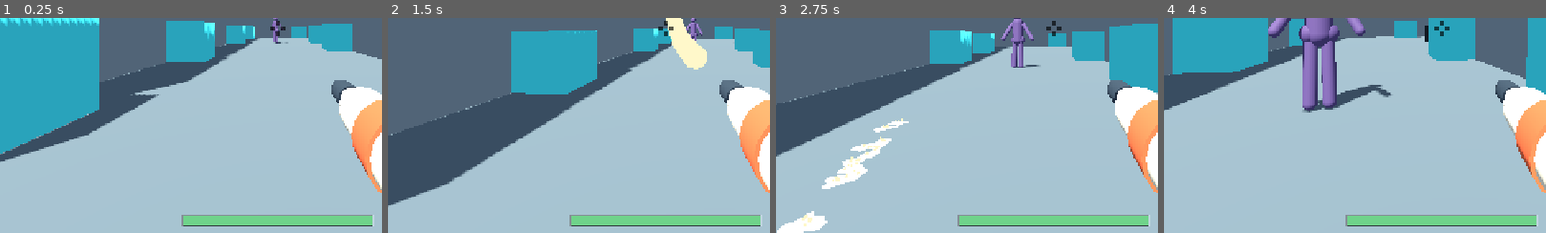
Above: before the commit, frames 1-4 (left to right).
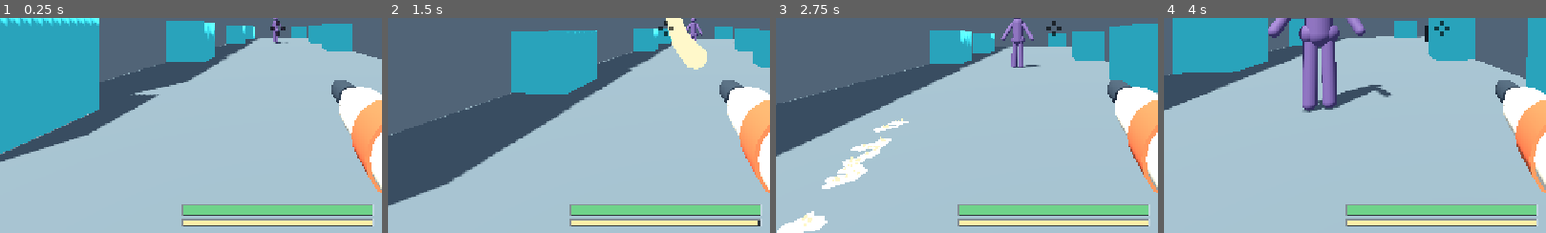
Above: after the commit, the same moments.

Repository: k3vin7/SauceIT-
Game: Godot game, scene res://main.tscn
The game is run twice, just before and just after one commit, with the same random seed, the same clock (stepped at 60 frames per second) and the same inputs.
Inputs (mouse positions are % of the whole screen's width and height, from its top left):
- Up to frame 1 (0.25 s): no input
- Up to frame 2 (1.5 s): tap Enter at 0.5 s; move the mouse to (55, 50) at 0.52 s; hold Shift (run) 0.53-1.28 s; hold W (move_forward) from 0.53 s (still down); tap Space (jump) at 0.77 s; move the mouse to (45, 50) at 1.27 s; click (45, 50) at 1.35 s
- Up to frame 3 (2.75 s): keep holding W (move_forward); tap Space (jump) at 1.52 s; tap Shift (run) at 1.55 s; move the mouse to (52, 48) at 2.02 s; hold Shift (run) from 2.03 s (still down)
- Up to frame 4 (4 s): keep holding W (move_forward); move the mouse to (49, 52) at 2.77 s; release Shift (run) at 2.78 s; tap R (wipe_screen) at 2.85 s; tap Space (jump) at 3.02, 3.77 s; tap Shift (run) at 3.05 s; move the mouse to (57, 51) at 3.52 s; hold Shift (run) from 3.53 s (still down); tap Tab at 3.6 s
The pictures show only the part of the screen within x 14-64%, y 48-98%; the shares and areas given below are measured in that part.

The runs differ from the first frame. In frame 1, 4.9% of the frame differs, in the area x 47-98%, y 86-97%; in frame 2, 4.9%; in frame 3, 4.9%; in frame 4, 4.9%.

Commit message:
Stop the bottle firing forever

Diff:
--- a/scripts/health_hud.gd
+++ b/scripts/health_hud.gd
@@ -15,6 +15,10 @@
 
 const PLAYER_BAR := Vector2(320.0, 20.0)
 const PLAYER_MARGIN := 28.0
+## The tank, under the health bar. Slimmer, because it is the second thing you
+## look at rather than the first.
+const SAUCE_BAR := Vector2(320.0, 12.0)
+const SAUCE_GAP := 6.0
 const ENEMY_BAR := Vector2(120.0, 10.0)
 ## How far above the enemy's own top the bar floats, in metres.
 const ENEMY_LIFT := 0.9
@@ -26,6 +30,9 @@
 const EDGE := Color(0.86, 0.90, 0.94, 0.5)
 const PLAYER_FULL := Color("6fd38a")
 const PLAYER_LOW := Color("d4564a")
+## Mayo, and mayo with nothing behind it.
+const SAUCE_FULL := Color("fff0a8")
+const SAUCE_LOW := Color("8a7a3c")
 const ENEMY_FULL := Color("e2683c")
 const ENEMY_LOW := Color("7a2a20")
 ## Below this fraction the bar has gone fully to its low colour.
@@ -68,8 +75,18 @@
 		return
 	var origin := Vector2(
 		frame.position.x + (frame.size.x - PLAYER_BAR.x) * 0.5,
-		frame.position.y + frame.size.y - PLAYER_MARGIN - PLAYER_BAR.y)
+		frame.position.y + frame.size.y - PLAYER_MARGIN - PLAYER_BAR.y - SAUCE_GAP - SAUCE_BAR.y)
 	_draw_bar(Rect2(origin, PLAYER_BAR), player.health_fraction(), PLAYER_FULL, PLAYER_LOW, 2.0)
+
+	# The tank, and a notch marking where the squirt length stops shrinking.
+	# Without the bar the limit is invisible: a press cuts and there is nothing
+	# on screen saying why, or how much shorter the next one will be.
+	var tank := Rect2(Vector2(origin.x, origin.y + PLAYER_BAR.y + SAUCE_GAP), SAUCE_BAR)
+	_draw_bar(tank, world.local_sauce(), SAUCE_FULL, SAUCE_LOW, 2.0)
+	var floor_at: float = world.get("burst_floor_at")
+	var notch_x := tank.position.x + tank.size.x * floor_at
+	draw_line(Vector2(notch_x, tank.position.y - 2.0),
+		Vector2(notch_x, tank.end.y + 2.0), EDGE, 1.0)
 
 
 func _draw_enemies() -> void:
--- a/scripts/mayo_prototype.gd
+++ b/scripts/mayo_prototype.gd
@@ -89,6 +89,19 @@
 	## then locks. Without this, hammering re-armed the minimum on every press
 	## and the stream never ended, so the lock never started either.
 	var trigger_released := true
+	## How much is left in the tank, 1 at full and 0 dry.
+	var sauce := 1.0
+	## How long the squirt under way has been running.
+	var burst_time := 0.0
+	## How long it is allowed to run, fixed when it started. Worked out once
+	## rather than every frame because the tank is draining *during* the squirt:
+	## re-deriving it would shorten the allowance as the squirt spent it, so a
+	## press that was promised three seconds would cut at about two and a half.
+	var burst_allowance := 0.0
+	## Set when a squirt ends because it ran out its allowance, and cleared when
+	## the trigger comes up. Without it, holding the button just starts another
+	## squirt the moment the cooldown ends, which is not a limit at all.
+	var burst_locked := false
 	var next_collision_slot := 0
 	var aim_yaw := 0.0
 	var aim_pitch := 0.0
@@ -127,6 +140,22 @@
 @export var use_time_lifetime := true
 @export var use_distance_lifetime := true
 @export_range(0.0, 30.0, 0.1, "suffix:m/s²") var gravity_acceleration := 9.8
+
+@export_group("Sauce Supply")
+## Seconds of firing a full tank holds, every squirt added together.
+@export_range(1.0, 120.0, 0.5, "suffix:s") var sauce_capacity_seconds := 12.0
+## Longest one press can run while the tank is full.
+@export_range(0.2, 10.0, 0.1, "suffix:s") var full_burst_seconds := 3.0
+## What that falls to by the time the tank is down to `burst_floor_at`, and
+## stays at from there to empty -- so a nearly dry bottle still gives a usable
+## squirt rather than tailing off into nothing.
+@export_range(0.1, 10.0, 0.1, "suffix:s") var low_burst_seconds := 1.0
+@export_range(0.05, 1.0, 0.01) var burst_floor_at := 0.5
+## Refills while not firing. This is a placeholder standing in for the refill
+## stations, which do not hand anything out yet -- without it the tank empties
+## after about eight squirts and the game has no weapon in it. Set it to 0 the
+## day the stations work.
+@export_range(0.0, 1.0, 0.005, "suffix:tank/s") var sauce_refill_per_second := 0.12
 
 @export_group("Emission Shape")
 ## Both are absolute, while the spacing between points is not, so what they do
@@ -427,24 +456,34 @@
 	# press, so nobody has to be told about it.
 	if not shooter.firing:
 		shooter.trigger_released = true
+		# Letting go is what re-arms the trigger after a squirt ran itself out.
+		shooter.burst_locked = false
 	var firing := false
 	if shooter.fire_cooldown > 0.0:
 		# Locked: the trigger does nothing at all.
 		shooter.fire_cooldown = maxf(shooter.fire_cooldown - delta, 0.0)
 		shooter.fire_hold = 0.0
 	elif shooter.fire_hold > 0.0:
-		# A squirt is under way. Still holding carries it on; let go and it
-		# runs out what is left of its minimum and then locks.
-		if shooter.firing and not shooter.trigger_released:
+		# A squirt is under way. Still holding carries it on -- until it has had
+		# its allowance, and then it runs out whether the trigger is held or
+		# not. Let go and it runs out what is left of its minimum and then locks.
+		var spent := _burst_spent(shooter)
+		if shooter.firing and not shooter.trigger_released and not spent:
 			shooter.fire_hold = minimum_fire_time
 		else:
 			shooter.fire_hold = maxf(shooter.fire_hold - delta, 0.0)
 		firing = shooter.fire_hold > 0.0
 		if not firing:
 			shooter.fire_cooldown = fire_cooldown_time
-	elif shooter.firing:
+			# A squirt that ran dry cannot be restarted by keeping the button
+			# down; a squirt the player ended themselves can.
+			if spent:
+				shooter.burst_locked = true
+	elif shooter.firing and not shooter.burst_locked:
 		shooter.fire_hold = minimum_fire_time
 		shooter.trigger_released = false
+		shooter.burst_time = 0.0
+		shooter.burst_allowance = burst_seconds_at(shooter.sauce)
 		firing = true
 
 	if firing:
@@ -467,7 +506,40 @@
 		shooter.emit_distance = 0.0
 		if shooter.was_firing:
 			_apply_release_pressure_loss(shooter)
+	_advance_sauce(shooter, delta, firing)
 	shooter.was_firing = firing
+
+
+## Drains the tank while firing and trickles it back while not. Driven by the
+## same firing flag every peer already has for every shooter, so it stays in
+## step across a session without a byte on the wire -- exactly the argument the
+## squirt's own timers are already made on.
+func _advance_sauce(shooter: Shooter, delta: float, firing: bool) -> void:
+	if firing:
+		shooter.burst_time += delta
+		shooter.sauce = maxf(
+			shooter.sauce - delta / maxf(sauce_capacity_seconds, 0.01), 0.0)
+		return
+	if sauce_refill_per_second > 0.0:
+		shooter.sauce = minf(shooter.sauce + sauce_refill_per_second * delta, 1.0)
+
+
+## How long a press may run at this tank level: `full_burst_seconds` at the top,
+## falling to `low_burst_seconds` by `burst_floor_at` and flat from there to
+## empty. The floor is the point of the shape -- a bottle with a mouthful left
+## still gives a usable squirt instead of a puff that cannot reach anything.
+func burst_seconds_at(sauce_fraction: float) -> float:
+	var span := 1.0 - burst_floor_at
+	if span <= 0.0:
+		return low_burst_seconds
+	var above_floor := clampf((sauce_fraction - burst_floor_at) / span, 0.0, 1.0)
+	return lerpf(low_burst_seconds, full_burst_seconds, above_floor)
+
+
+## True once this squirt has had everything it is getting: its allowance is up,
+## or the tank is dry.
+func _burst_spent(shooter: Shooter) -> bool:
+	return shooter.sauce <= 0.0 or shooter.burst_time >= shooter.burst_allowance
 
 
 ## The local player's own keyboard and mouse. Their aim is applied immediately,
@@ -1299,12 +1371,24 @@
 	if not player.take_damage(amount):
 		return
 	player.heal_to_full()
+	var shooter := _shooter_of(player)
+	if shooter != null:
+		shooter.sauce = 1.0
+		shooter.burst_locked = false
 	player.velocity = Vector3.ZERO
 	player.global_position = spawn_position_for(_slot_of(player))
 	if player.contamination != null:
 		player.contamination.clear()
 	if player.visor != null:
 		player.visor.clear()
+
+
+func _shooter_of(player: MayoPlayer) -> Shooter:
+	for id in _shooters:
+		var shooter: Shooter = _shooters[id]
+		if shooter.player == player:
+			return shooter
+	return null
 
 
 func _slot_of(player: MayoPlayer) -> int:
@@ -1315,6 +1399,11 @@
 			return slot
 		slot += 1
 	return 0
+
+
+## What is left in the local player's tank, for the HUD.
+func local_sauce() -> float:
+	return _local.sauce if _local != null else 0.0
 
 
 func enemy_count() -> int:
--- /dev/null
+++ b/tests/probe_sauce.gd
@@ -0,0 +1,165 @@
+extends SceneTree
+
+# The squirt length limit:
+#
+#   * a full tank gives about `full_burst_seconds` of held fire and then cuts,
+#     whether or not the button is still down
+#   * keeping the button down does not start another one -- letting go does
+#   * the allowance shrinks with the tank, down to a floor it does not go under
+#   * the tank drains only while firing, and the limit is fixed when the squirt
+#     starts rather than shrinking underneath it
+#   * an empty tank fires nothing
+
+var failures: Array[String] = []
+
+
+func _initialize() -> void:
+	call_deferred("_run")
+
+
+func _check(condition: bool, message: String) -> void:
+	if not condition:
+		failures.push_back(message)
+
+
+## Holds the trigger for `seconds` and reports how long sauce actually came out
+## for, in one unbroken run from the first frame it fired.
+func _hold(scene, seconds: float) -> Dictionary:
+	var shooter = scene._local
+	var fired := 0
+	var gaps := 0
+	var was := false
+	var started := false
+	scene.debug_set_input(Vector2.ZERO, false, true)
+	for _f in int(seconds * 60.0):
+		await physics_frame
+		var now: bool = shooter.was_firing
+		if now:
+			started = true
+			fired += 1
+		elif started and not now and was:
+			gaps += 1
+		was = now
+	scene.debug_set_input(Vector2.ZERO, false, false)
+	return {"seconds": float(fired) / 60.0, "restarts": maxi(gaps - 1, 0)}
+
+
+func _idle(scene, seconds: float) -> void:
+	scene.debug_set_input(Vector2.ZERO, false, false)
+	for _f in int(seconds * 60.0):
+		await physics_frame
+
+
+func _run() -> void:
+	var scene = load("res://main.tscn").instantiate()
+	root.add_child(scene)
+	await process_frame
+	await physics_frame
+	scene.set_process_unhandled_input(false)
+	scene.debug_input_override = true
+	var shooter = scene._local
+
+	print("tank holds %.0f s of fire; a press runs %.1f s at full, %.1f s from %.0f%% down" % [
+		scene.sauce_capacity_seconds, scene.full_burst_seconds,
+		scene.low_burst_seconds, scene.burst_floor_at * 100.0])
+
+	# --- the curve itself ---
+	var full: float = scene.burst_seconds_at(1.0)
+	var floor_level: float = scene.burst_seconds_at(scene.burst_floor_at)
+	var nearly_dry: float = scene.burst_seconds_at(0.02)
+	var half_way: float = scene.burst_seconds_at((1.0 + scene.burst_floor_at) * 0.5)
+	print("allowance: full %.2f s, %.0f%% %.2f s, half of that %.2f s, nearly dry %.2f s" % [
+		full, scene.burst_floor_at * 100.0, floor_level, half_way, nearly_dry])
+	_check(is_equal_approx(full, scene.full_burst_seconds),
+		"a full tank allows %.2f s, not %.2f" % [full, scene.full_burst_seconds])
+	_check(is_equal_approx(floor_level, scene.low_burst_seconds),
+		"at the floor it allows %.2f s, not %.2f" % [floor_level, scene.low_burst_seconds])
+	_check(is_equal_approx(nearly_dry, scene.low_burst_seconds),
+		"nearly dry it allows %.2f s rather than holding the %.2f s floor" % [
+			nearly_dry, scene.low_burst_seconds])
+	_check(half_way > floor_level and half_way < full,
+		"the allowance does not fall smoothly between full and the floor")
+
+	# --- a full tank cuts at the allowance, with the button still down ---
+	shooter.sauce = 1.0
+	var long_hold := await _hold(scene, scene.full_burst_seconds + 2.5)
+	print("held the button %.1f s on a full tank: sauce came out for %.2f s, restarts %d" % [
+		scene.full_burst_seconds + 2.5, long_hold.seconds, long_hold.restarts])
+	# The squirt is cut but still runs out its minimum, so it overshoots by that.
+	_check(long_hold.seconds >= scene.full_burst_seconds - 0.1
+			and long_hold.seconds <= scene.full_burst_seconds + scene.minimum_fire_time + 0.1,
+		"a full-tank press ran %.2f s rather than about %.2f" % [
+			long_hold.seconds, scene.full_burst_seconds])
+	# And holding it down does not buy another squirt.
+	_check(long_hold.restarts == 0,
+		"holding the button started %d more squirts: the limit is not a limit"
+			% long_hold.restarts)
+	_check(shooter.burst_locked, "the trigger was not locked after running its allowance")
+
+	# --- letting go re-arms it ---
+	await _idle(scene, 0.4)
+	_check(not shooter.burst_locked, "letting go of the trigger did not re-arm it")
+	var again := await _hold(scene, 0.6)
+	print("after letting go, a 0.6 s press put out %.2f s" % again.seconds)
+	_check(again.seconds > 0.3, "the trigger did not fire again after being released")
+
+	# --- the allowance follows the tank down ---
+	await _idle(scene, 0.2)
+	shooter.sauce = 1.0
+	var at_full := await _hold(scene, 6.0)
+	await _idle(scene, 0.4)
+	shooter.sauce = scene.burst_floor_at
+	var at_floor := await _hold(scene, 6.0)
+	print("same press, full tank %.2f s vs %.0f%% tank %.2f s" % [
+		at_full.seconds, scene.burst_floor_at * 100.0, at_floor.seconds])
+	_check(at_floor.seconds < at_full.seconds - 0.5,
+		"a %.0f%% tank gave %.2f s against a full tank's %.2f: the tank is not shortening the squirt"
+			% [scene.burst_floor_at * 100.0, at_floor.seconds, at_full.seconds])
+
+	# --- the allowance is fixed when the squirt starts ---
+	# Draining during the squirt must not shorten the squirt that is spending it.
+	await _idle(scene, 0.4)
+	shooter.sauce = 1.0
+	scene.debug_set_input(Vector2.ZERO, false, true)
+	await physics_frame
+	var allowance: float = shooter.burst_allowance
+	for _f in 30:
+		await physics_frame
+	var mid_tank: float = shooter.sauce
+	print("half a second in: tank %.2f -> %.2f, allowance still %.2f s (would now be %.2f)" % [
+		1.0, mid_tank, shooter.burst_allowance, scene.burst_seconds_at(mid_tank)])
+	_check(is_equal_approx(shooter.burst_allowance, allowance),
+		"the allowance moved from %.2f to %.2f while the squirt was spending it" % [
+			allowance, shooter.burst_allowance])
+	_check(mid_tank < 1.0, "firing did not drain the tank")
+	scene.debug_set_input(Vector2.ZERO, false, false)
+
+	# --- the tank only drains while firing ---
+	await _idle(scene, 0.5)
+	shooter.sauce = 0.5
+	var quiet_before: float = shooter.sauce
+	await _idle(scene, 0.5)
+	print("half a second idle: tank %.3f -> %.3f (refill %.3f/s)" % [
+		quiet_before, shooter.sauce, scene.sauce_refill_per_second])
+	_check(shooter.sauce >= quiet_before,
+		"the tank drained %.3f while nothing was being fired" % (quiet_before - shooter.sauce))
+
+	# --- an empty tank fires nothing ---
+	await _idle(scene, 0.4)
+	var kept_refill: float = scene.sauce_refill_per_second
+	scene.sauce_refill_per_second = 0.0
+	shooter.sauce = 0.0
+	shooter.burst_locked = false
+	var dry := await _hold(scene, 1.5)
+	print("dry tank, 1.5 s on the button: %.2f s of sauce" % dry.seconds)
+	_check(dry.seconds <= scene.minimum_fire_time + 0.05,
+		"an empty tank still put out %.2f s of sauce" % dry.seconds)
+	scene.sauce_refill_per_second = kept_refill
+
+	if failures.is_empty():
+		print("MAYO_SAUCE_OK")
+		quit(0)
+		return
+	for failure in failures:
+		push_error(failure)
+	quit(1)
Not shown, changed: README.md
